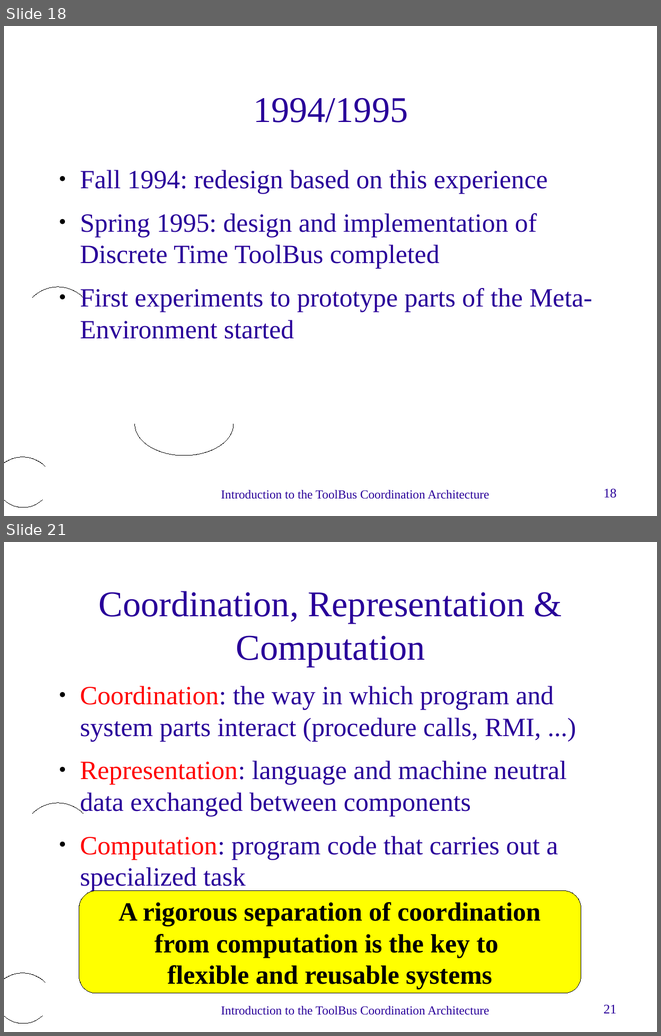
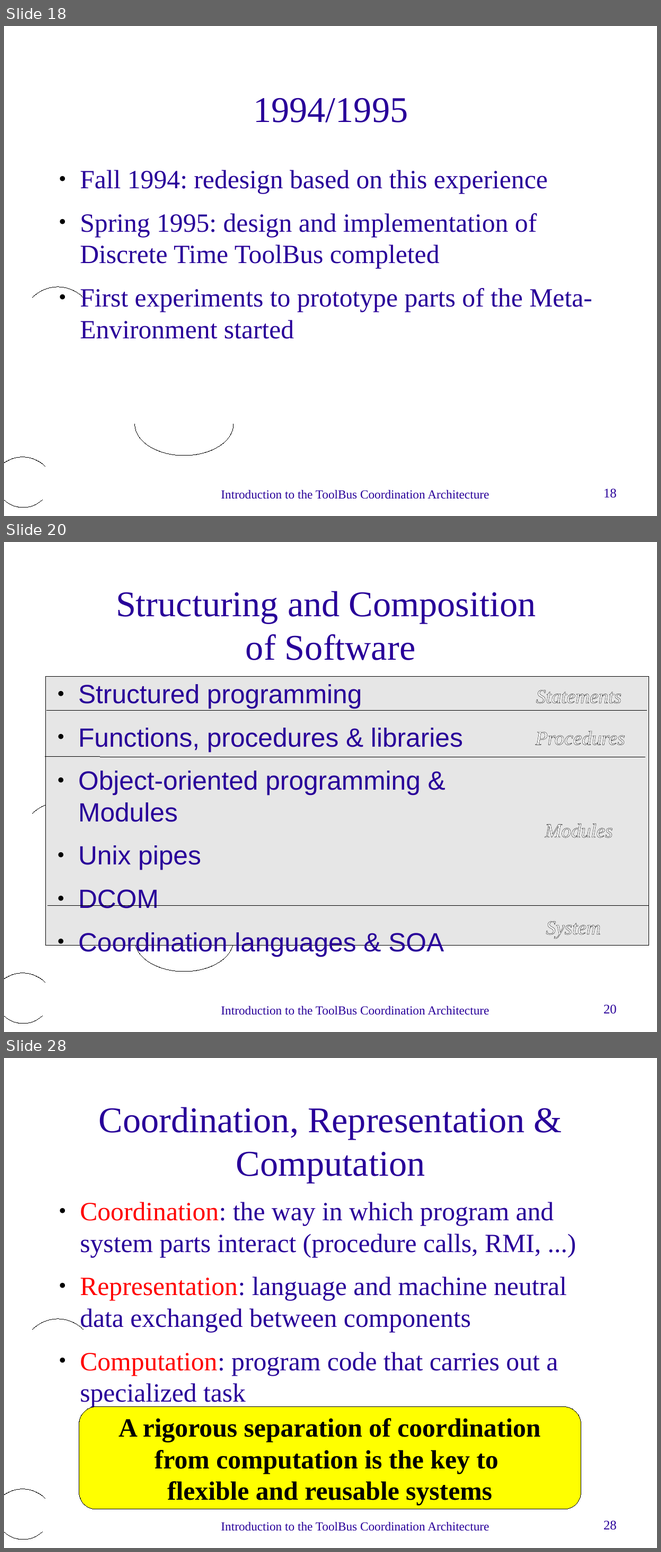
Before and after one commit to cwi-swat/meta-environment, a slide deck: meta-doc/technology/toolbus-intro/toolbus-intro.odp. Shown one above the other, each under a label of ours: slides 18 and 21 before the commit, slides 18, 20 and 28 after it; the slides between them are not shown. The pictures are 661x1036 and 661x1552 pixels, drawn with LibreOffice and Linux fonts; fonts in the diff are those of the drawing; background and template pictures are left out. Boxes give left, top, right and bottom in pixels: in the first picture for what was removed or moved away, otherwise in the second. Text is boxed around its words. In the diff, an @@ line names an element or a change of style, - is before the commit and + after.

```diff
--- a/meta-doc/technology/toolbus-intro/toolbus-intro.odp
+++ b/meta-doc/technology/toolbus-intro/toolbus-intro.odp
@@ slide 20 added at bbox=[4, 542, 657, 1032], background #FFFFFF; not listed: 6 template elements that a slide beside it also shows @@
@@ title added at bbox=[116, 591, 536, 660], 44 pt, text #280099 @@
+Structuring and Composition
+of Software
@@ rectangle added at bbox=[45, 676, 648, 945], fill #E6E6E6, outline #000000 0 pt @@
@@ text added at bbox=[78, 684, 463, 956], 32 pt, text #280099 @@
+● Structured programming
+● Functions, procedures & libraries
+● Object-oriented programming & Modules
+● Unix pipes
+● DCOM
+● Coordination languages & SOA
@@ text added at bbox=[536, 690, 621, 704], 24 pt, text #FFFFFF, italic @@
+Statements
@@ line added from (46, 711) to (647, 711), #000000 0 pt @@
@@ text added at bbox=[536, 731, 625, 745], 24 pt, text #FFFFFF, italic @@
+Procedures
@@ line added from (45, 757) to (646, 757), #000000 0 pt @@
@@ text added at bbox=[545, 823, 612, 838], 24 pt, text #FFFFFF, italic @@
+Modules
@@ line added from (48, 905) to (648, 905), #000000 0 pt @@
@@ text added at bbox=[546, 921, 600, 938], 24 pt, text #FFFFFF, italic @@
+System
@@ what was slide 21 is now slide 28 @@
@@ page number at bbox=[603, 1520, 617, 1530]: text changed @@
-21
+28
```
Also in this commit, not shown: 29 slides changed, 68 other slides added, 5 slides removed, 1 other file.
